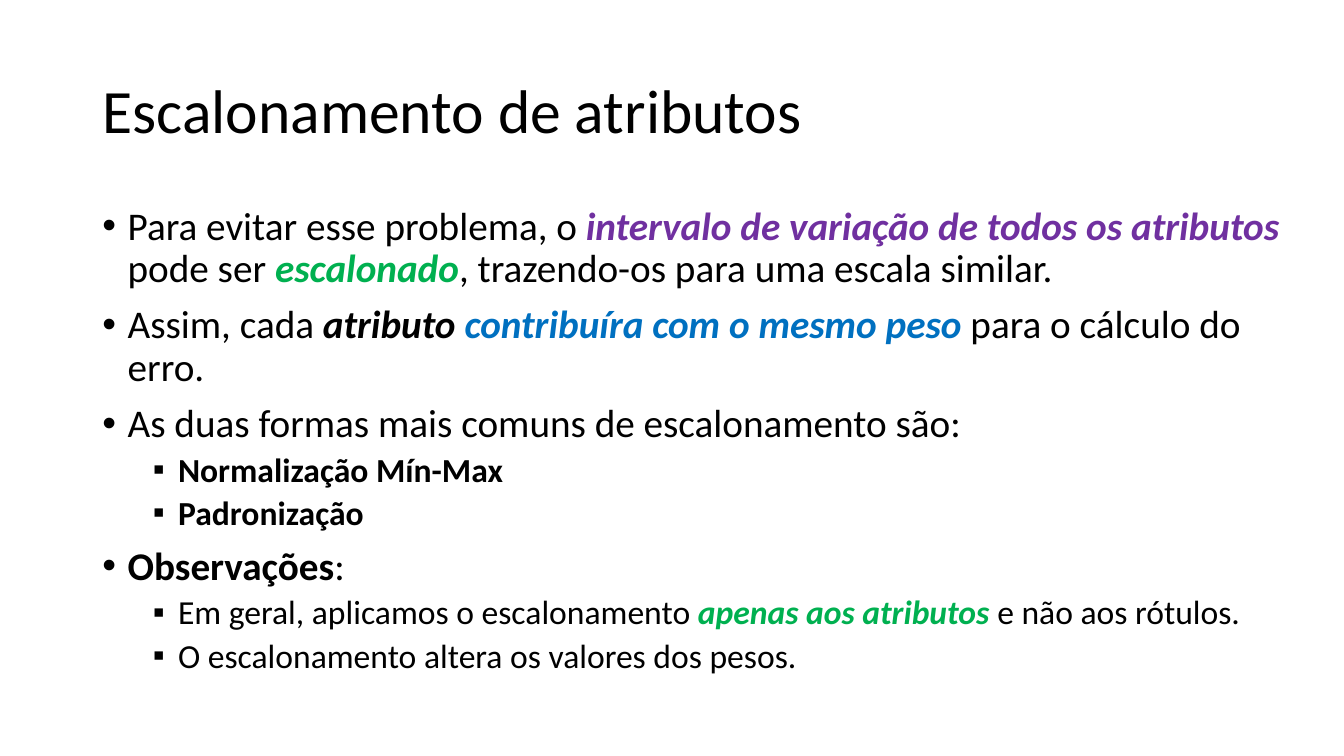
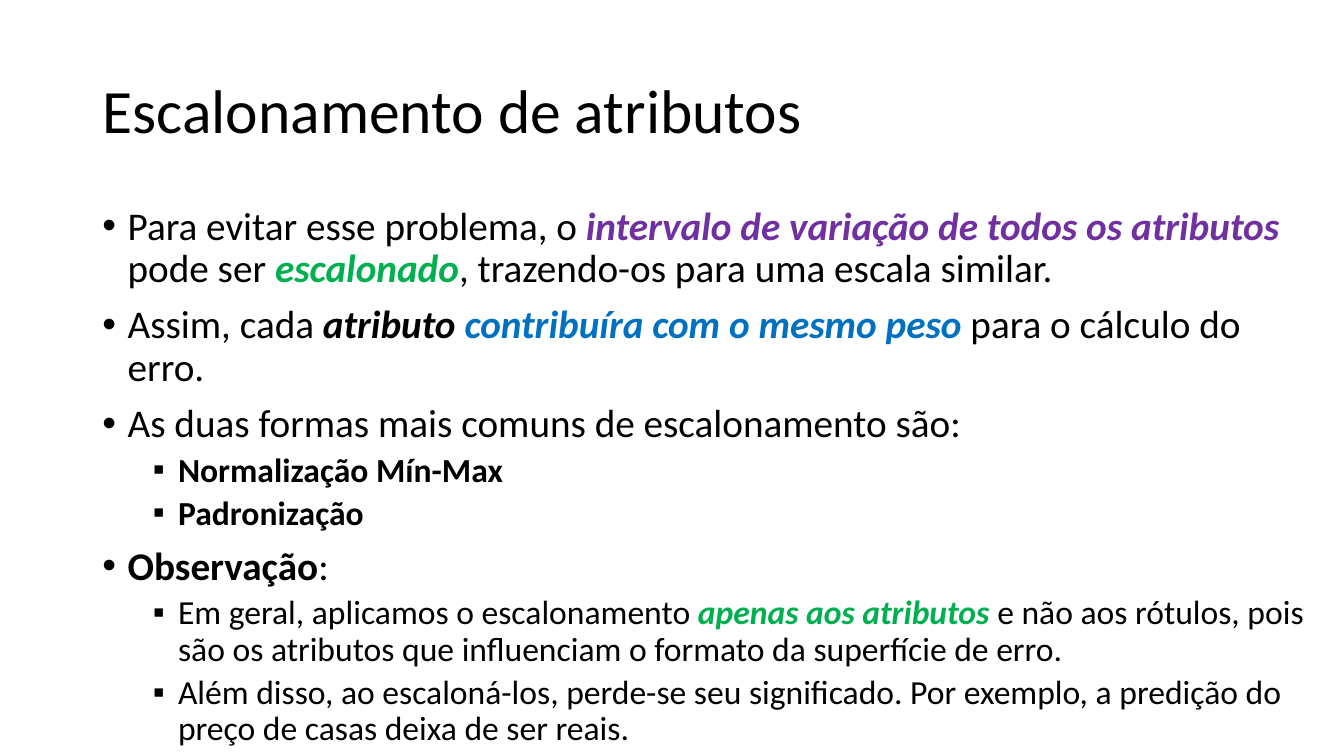
Before and after one commit to zz4fap/t319_aprendizado_de_maquina, a slide deck: slide 6 of slides/T319_Regressão_Linear (Parte IV).pptx. Drawn at 1344x756 pixels with LibreOffice and Linux fonts; fonts in the diff are those of the drawing. Boxes give left, top, right and bottom in pixels: in the first picture for what was removed or moved away, otherwise in the second. Text is boxed around its words. In the diff, an @@ line names an element or a change of style, - is before the commit and + after.

Commit message:
update of slides

```diff
--- a/slides/T319_Regressão_Linear (Parte IV).pptx
+++ b/slides/T319_Regressão_Linear (Parte IV).pptx
@@ text at <box>128,552,1303,746</box>: text changed @@
-• Observações:
-  ▪ Em geral, aplicamos o escalonamento apenas aos atributos e não aos rótulos.
-  ▪ O escalonamento altera os valores dos pesos.
+• Observação:
+  ▪ Em geral, aplicamos o escalonamento apenas aos atributos e não aos rótulos, pois são os atributos que influenciam o formato da superfície de erro.
+  ▪ Além disso, ao escaloná-los, perde-se seu significado. Por exemplo, a predição do preço de casas deixa de ser reais.
```
Also in this commit, not shown: 1 other file.
